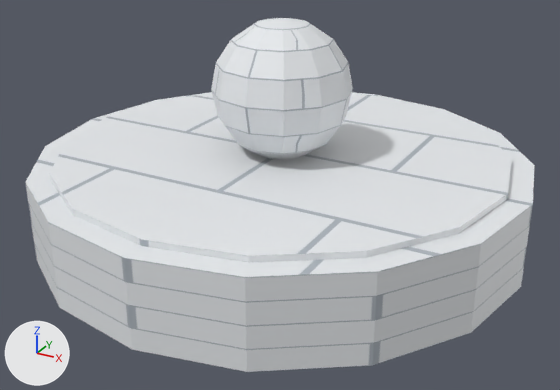
Two versions of the glTF model godot_demo/assets/prop_fountain.glb, one commit apart.
Camera for both pictures: a 50 mm camera at (-14.768, -2.904, 1.31) aimed at (-16.008, -0.651, 0.184). The lights are fixed; the arrows at lower left show +X, +Y and +Z. The older version comes first. Vertices at exactly the same position are counted once.

The older version as bpy lines, for what is in view:
```python
me_cylinder_048 = bpy.data.meshes.new('Cylinder.048')
me_cylinder_048.from_pydata(...)  # a 16-sided cylinder along z spanning x -0.9..0.9, y -0.9..0.9, z -0.15..0.15; a 16-sided cylinder along z spanning x -0.82..0.82, y -0.82..0.82, z 0.09..0.17; a UV sphere (12 segments, 8 rings, poles along z) spanning x -0.25..0.25, y -0.25..0.25, z 0.15..0.65
me_cylinder_048.materials.append(mat_m_texstone)  # picture img_village_stone_tex
ob_prop_fountain = bpy.data.objects.new('prop_fountain', me_cylinder_048)
ob_prop_fountain.location = (-16.047, -0.564, 0.15)
```
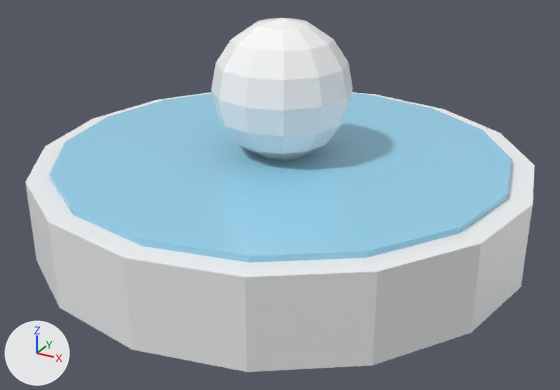
The newer file is also turned or shifted as a whole; pictures and numbers use the older file's frame.

Location of each change, [x1, y1, x2, y2] in pixels of the pictures (560 x 390 px):
part 1 of me_cylinder_048, edited (looks the same): [26, 92, 535, 372] in both
part 2 of me_cylinder_048, recoloured (white to blue): [49, 93, 512, 262] in both
part 3 of me_cylinder_048, recoloured: [211, 18, 353, 160] in both

The change, as a list of edits to the scene's bpy script:
```text
Add mat_m_stonegray:
    mat_m_stonegray = principled_material('M_StoneGray')
    mat_m_stonegray.base_color = (0.914, 0.925, 0.937)  # white #f5f6f8
    mat_m_stonegray.roughness = 0.4
Add mat_m_whitepure:
    mat_m_whitepure = principled_material('M_WhitePure')
    mat_m_whitepure.base_color = (1.0, 1.0, 1.0)  # white #ffffff
    mat_m_whitepure.roughness = 0.2
Add mat_m_watercyan:
    mat_m_watercyan = principled_material('M_WaterCyan')
    mat_m_watercyan.base_color = (0.306, 0.659, 0.871)  # blue #96d4f0
    mat_m_watercyan.roughness = 0.05
Change me_cylinder_048:
    where me_cylinder_048.from_pydata(...)  # 150 vertices, 288 faces; spans x -0.9..0.9, y -0.9..0.9, z -0.15..0.65
    used by ob_prop_fountain; location = (-16.047, -0.564, 0.15)
    me_cylinder_048 part 1: 60 of the faces centred in x -0.88..0.88, y -0.88..0.88, z -0.15..0.15 switch from mat_m_texstone (picture img_village_stone_tex) to mat_m_stonegray (white #f5f6f8)
    me_cylinder_048 part 2: 60 of the faces centred in x -0.8..0.8, y -0.8..0.8, z 0.09..0.17 switch from mat_m_texstone (picture img_village_stone_tex) to mat_m_watercyan (blue #96d4f0)
    me_cylinder_048 part 3: 168 of the faces centred in x -0.23..0.23, y -0.23..0.23, z 0.16..0.64 switch from mat_m_texstone (picture img_village_stone_tex) to mat_m_whitepure (white #ffffff)
```
